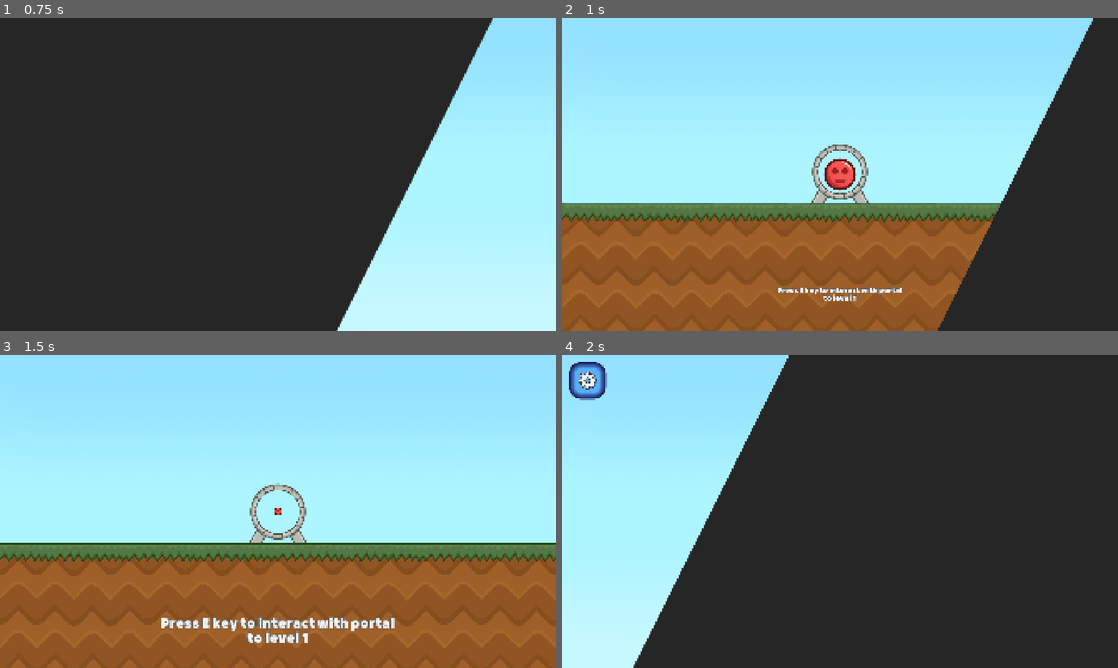
Above: before the commit, frames 1-4 (two rows, left to right).
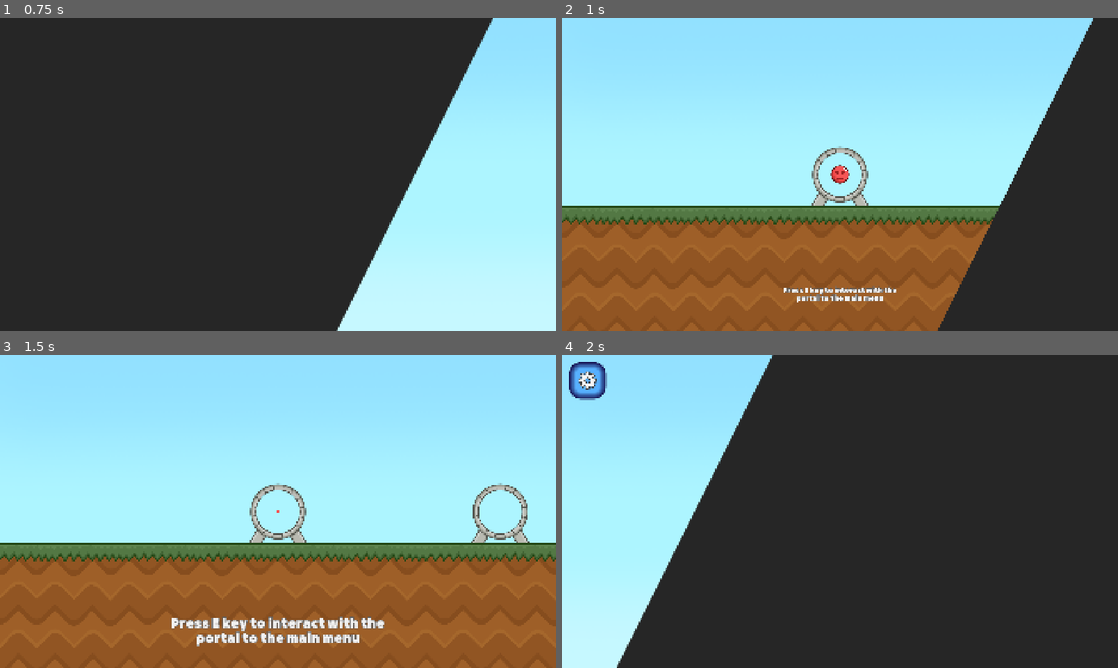
Above: after the commit, the same moments.

Repository: urebus-godot/red-ball-game
Game: Godot game, scene res://scenes_scripts/ui/root/main_menu.tscn
The game is run twice, just before and just after one commit, with the same random seed, the same clock (stepped at 60 frames per second) and the same inputs.
Inputs:
- Up to frame 1 (0.75 s): click "Play" at 0.5 s
- Up to frame 2 (1 s): no input
- Up to frame 3 (1.5 s): tap E (interact) at 1.25 s; hold D (right) from 1.28 s (still down); hold E (interact) from 1.28 s (still down)
- Up to frame 4 (2 s): keep holding D (right); keep holding E (interact); tap Space (jump) at 1.52 s

Frame 1 is identical in both runs. In frame 2, 4.1% of the frame differs, in the area x 0-79%, y 40-91%; in frame 3, 2.4%; in frame 4, 3.1%.

Commit message:
Update interaction system

Diff:
--- a/globals/constants.gd
+++ b/globals/constants.gd
@@ -1,5 +1,6 @@
 extends Node
 
+const NO_PATH: String = "none"
 const MAIN_MENU_PATH: String = "res://scenes_scripts/ui/root/main_menu.tscn"
 const WORLD_PATH: String = "res://scenes_scripts/game/root/world.tscn"
 const LEVEL_PATH: String = "res://scenes_scripts/game/levels/level_%s.tscn"
--- a/scenes_scripts/game/objects/creatures/player/player.gd
+++ b/scenes_scripts/game/objects/creatures/player/player.gd
@@ -9,21 +9,41 @@
 var object_to_interact: InteractiveObject = null
 
 
+func tween_scale(decrement: bool = false) -> void:
+	var scale_tween = create_tween().set_parallel().set_trans(Tween.TRANS_SINE)
+	if decrement:
+		scale_tween.tween_property(self, "scale", Vector2.ZERO, 0.3)
+	else:
+		scale = Vector2.ZERO
+		scale_tween.tween_property(self, "scale", Vector2.ONE, 0.3)
+	await scale_tween.finished
+
+
+func tween_position(goal: Vector2 = position) -> void:
+	var pos_tween = create_tween().set_parallel()
+	pos_tween.tween_property(self, "position", object_to_interact.center.global_position, 0.16)
+
+
 func match_action_for_interactive_object_class() -> void:
 	if object_to_interact is LocationPortal:
 		freeze = true
-		var scale_tween = create_tween().set_parallel().set_trans(Tween.TRANS_SINE)
-		scale_tween.tween_property(self, "scale", Vector2.ZERO, 0.3)
-		var pos_tween = create_tween().set_parallel()
-		scale_tween.tween_property(self, "position", object_to_interact.center.global_position, 0.16)
+		tween_scale(true)
+		tween_position(object_to_interact.global_position)
+
+
+func _ready() -> void:
+	freeze = true
+	await tween_scale()
+	freeze = false
 
 
 func _input(event: InputEvent) -> void:
-	if event.is_action_pressed("interact") and is_instance_valid(object_to_interact):
+	if event.is_action_pressed("interact") and (is_instance_valid(object_to_interact) and can_interact):
+		can_interact = false
 		interact_timer.start()
-		can_interact = false
 		object_to_interact.interact()
 		match_action_for_interactive_object_class()
+		prints("Now you can't interact!", can_interact)
 
 
 func _on_interactive_object_player_entered(object: InteractiveObject) -> void:
@@ -36,3 +56,4 @@
 
 func _on_interact_timer_timeout() -> void:
 	can_interact = true
+	prints("Now you can again interact!", can_interact)
--- a/scenes_scripts/game/objects/creatures/player/player.tscn
+++ b/scenes_scripts/game/objects/creatures/player/player.tscn
@@ -51,7 +51,7 @@
 trans_enabled = false
 
 [node name="InteractTimer" type="Timer" parent="." index="8" unique_id=1944430153]
-wait_time = 0.4
+wait_time = 0.6
 one_shot = true
 
 [connection signal="timeout" from="InteractTimer" to="." method="_on_interact_timer_timeout"]
--- a/scenes_scripts/game/objects/interactive/interactive_object.gd
+++ b/scenes_scripts/game/objects/interactive/interactive_object.gd
@@ -1,4 +1,4 @@
-class_name InteractiveObject extends Area2D
+@abstract class_name InteractiveObject extends Area2D
 
 signal player_entered(object: InteractiveObject)
 signal player_exited(object: InteractiveObject)
@@ -6,12 +6,20 @@
 @export var interaction_delay: float = 0.0
 @export var showed_name: String = "interactive object"
 
+@abstract func can_interact() -> bool
+
 func interact() -> void: ## This function is being called when user presses interaction action
 	if interaction_delay > 0.0:
 		await get_tree().create_timer(interaction_delay).timeout
 
 func _on_body_entered(body: Node2D) -> void:
-	player_entered.emit(self)
+	if can_interact():
+		player_entered.emit(self)
+	else:
+		return
 
 func _on_body_exited(body: Node2D) -> void:
-	player_exited.emit(self)
+	if can_interact():
+		player_exited.emit(self)
+	else:
+		return
--- a/scenes_scripts/game/objects/interactive/location_portal.gd
+++ b/scenes_scripts/game/objects/interactive/location_portal.gd
@@ -6,25 +6,35 @@
 
 @export var level: int = 1
 @export_enum(
-	"none",
+	Constants.NO_PATH,
 	Constants.MAIN_MENU_PATH,
 	Constants.WORLD_PATH,
-) var scene_path: String = "none"
+) var scene_path: String = Constants.NO_PATH
+
+
+func can_interact() -> bool:
+	var available_levels = game_data.levels_completed + 1
+	return available_levels >= level
 
 
 func interact() -> void:
 	await super.interact()
-	var available_levels = game_data.levels_completed + 1
-	if available_levels >= level:
-		if scene_path == "none":
+	if can_interact():
+		if scene_path == Constants.NO_PATH:
 			TransitionScreen.change_scene(Constants.LEVEL_PATH % level)
 		else:
 			TransitionScreen.change_scene(scene_path)
 
 
+func _ready() -> void:
+	if scene_path == Constants.NO_PATH:
+		showed_name = "portal to the level %s" % level
+	showed_name = "the " + showed_name
+
+
 func _on_body_entered(body: Node2D) -> void:
+	super._on_body_entered(body)
 	animated_sprite.play("open")
-	super._on_body_entered(body)
 
 func _on_body_exited(body: Node2D) -> void:
 	super._on_body_exited(body)
--- a/scenes_scripts/game/root/world.tscn
+++ b/scenes_scripts/game/root/world.tscn
@@ -60,12 +60,23 @@
 position = Vector2(0, 400)
 scene_path = "res://scenes_scripts/ui/root/main_menu.tscn"
 interaction_delay = 0.4
-showed_name = "portal to level 1"
+showed_name = "portal to the main menu"
 
 [node name="LevelPortal" parent="Portals" unique_id=865033601 instance=ExtResource("4_7og53")]
-position = Vector2(1144, 400)
+position = Vector2(768, 400)
 scene_path = "none"
 interaction_delay = 0.4
-showed_name = "portal to main menu"
+
+[node name="LevelPortal2" parent="Portals" unique_id=253732289 instance=ExtResource("4_7og53")]
+position = Vector2(1088, 400)
+level = 2
+scene_path = "none"
+interaction_delay = 0.4
+
+[node name="LevelPortal3" parent="Portals" unique_id=346638725 instance=ExtResource("4_7og53")]
+position = Vector2(1408, 400)
+level = 3
+scene_path = "none"
+interaction_delay = 0.4
 
 [editable path="Terrain"]
